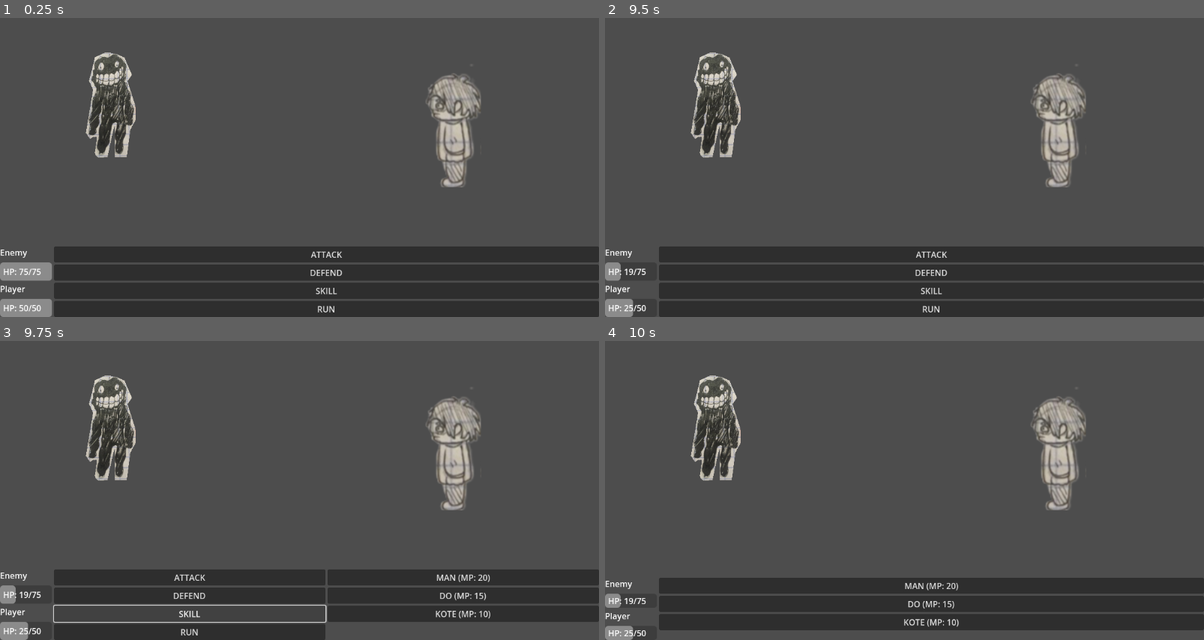
Above: before the commit, frames 1-4 (two rows, left to right).
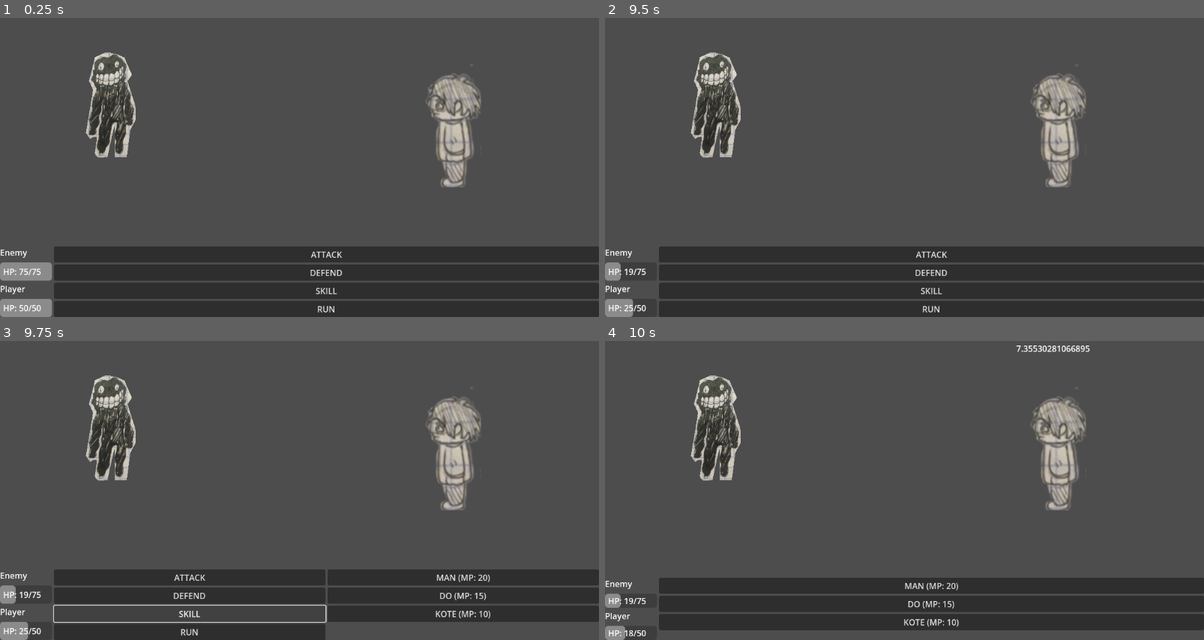
Above: after the commit, the same moments.

Repository: CoffeeLiqueurStudio/ShizGameBattleSystem
Game: Godot game, scene res://scenes/battle_controller/battle_controller.tscn
Two runs of this game, one before a commit and one after it. Both use one fixed random seed, a clock stepped at 60 frames per second and the inputs below. The project has no main scene, so this scene is started directly.
Inputs:
- Up to frame 1 (0.25 s): no input
- Up to frame 2 (9.5 s): click "ATTACK" at 0.5 s; tap Enter at 1.25, 3.5, 8 s; tap Space at 2, 4.25 s; click "DEFEND" at 2.75 s; click "SKILL" at 5 s; click "RUN" at 5.75 s; click "MAN (MP: 20)" at 6.5 s; click "ATTACK" at 7.25 s; click "DEFEND" at 8.75 s
- Up to frame 3 (9.75 s): click "SKILL" at 9.5 s
- Up to frame 4 (10 s): no input

Frames 1-3 are identical in both runs. In frame 4, 0.2% of the frame differs, in the area x 3-81%, y 1-100%.

Commit message:
added effect duration

Diff:
--- a/resources/player1_res.tres
+++ b/resources/player1_res.tres
@@ -10,6 +10,8 @@
 mp_cost = 20
 power = 30
 effect = "knockout"
+effect_duration = 0
+max_effect_duration = 1
 metadata/_custom_type_script = "uid://b7fya5uvj2uje"
 
 [sub_resource type="Resource" id="Resource_4jyy7"]
@@ -18,6 +20,8 @@
 mp_cost = 15
 power = 20
 effect = "bleeding"
+effect_duration = 0
+max_effect_duration = 2
 metadata/_custom_type_script = "uid://b7fya5uvj2uje"
 
 [sub_resource type="Resource" id="Resource_mco2v"]
@@ -26,6 +30,8 @@
 mp_cost = 10
 power = 10
 effect = "nothing"
+effect_duration = 0
+max_effect_duration = 0
 metadata/_custom_type_script = "uid://b7fya5uvj2uje"
 
 [resource]
--- a/scripts/battle_controller/battle_controller.gd
+++ b/scripts/battle_controller/battle_controller.gd
@@ -51,7 +51,7 @@
 				change_turn_to_player_group()
 func _on_attack_button_pressed() -> void:
 	if active_state == states.PLAYER_TURN:
-		active_enemy.take_damage(rng.randf_range(active_player.player_res.min_damage, active_player.player_res.max_damage), "Nothing")
+		active_enemy.take_damage(rng.randf_range(active_player.player_res.min_damage, active_player.player_res.max_damage), "Nothing", 0)
 		active_state = states.ENEMY_TURN
 		change_turn_to_enemy_group()
 func _on_defend_button_pressed() -> void:
@@ -88,7 +88,8 @@
 	# простой эффект — наносим уро1н врагу
 	var damage = skill.power
 	var effect = skill.effect
-	active_enemy.take_damage(damage, effect)
+	var effect_max_duration = skill.max_effect_duration
+	active_enemy.take_damage(damage, effect, effect_max_duration)
 	print("Игрок использует %s! Наносит %d урона." % [skill.name, damage])
 	change_turn_to_enemy_group()
 
--- a/scripts/enemy_cells/enemy1_cell.gd
+++ b/scripts/enemy_cells/enemy1_cell.gd
@@ -7,21 +7,25 @@
 @onready var enemy_damage_label: Label = $"../CanvasLayer/EnemyDamageLabel"
 @onready var animation_player_text: AnimationPlayer = $"../AnimationPlayerText"
 var on_effect: String = "is_nothing"
-var effect_duration: int = 0
+var on_effect_duration: int = 0
+var on_effect_max_duration: int = 0
 func _ready() -> void:
 	sprite_2d.texture = enemy_res.texture
 	set_health(enemy_1_progress_bar, enemy_res.current_hp, enemy_res.max_hp)
 
-func take_damage(damage, effect):
+func take_damage(damage, effect, effect_max_duration):
 	match effect:
 		"knockout":
+			on_effect_max_duration = effect_max_duration
 			on_effect = "is_knockout"
 		"bleeding":
+			on_effect_max_duration = effect_max_duration
 			on_effect = "is_bleeding"
 	enemy_res.current_hp = max(0, enemy_res.current_hp - damage)
 	set_health(enemy_1_progress_bar, enemy_res.current_hp, enemy_res.max_hp)
 	enemy_damage_label.text = str(damage)
 	animation_player_text.play(str(name)+"_damage")
+
 
 func set_health(progress_bar, health, max_health):
 	progress_bar.value = health
@@ -30,12 +34,14 @@
 
 
 func _on_battle_controller_group_turns_ended() -> void:
-	effect_duration += 1
+	print(on_effect_duration)
+	on_effect_duration += 1
 	match on_effect:
 		"is_bleeding":
-			take_damage(5, "is_nothing")
+			take_damage(5, "is_nothing", 0)
 		"is_knockout":
 			pass
-	if effect_duration >= 2:
+	if on_effect_duration >= on_effect_max_duration:
 		on_effect = "is_nothing"
-		effect_duration = 0
+		on_effect_duration = 0
+	print(on_effect_duration)
--- a/scripts/player_res/MagicSkill.gd
+++ b/scripts/player_res/MagicSkill.gd
@@ -5,3 +5,4 @@
 @export var mp_cost: int
 @export var power: int
 @export var effect: String
+@export var max_effect_duration: int
